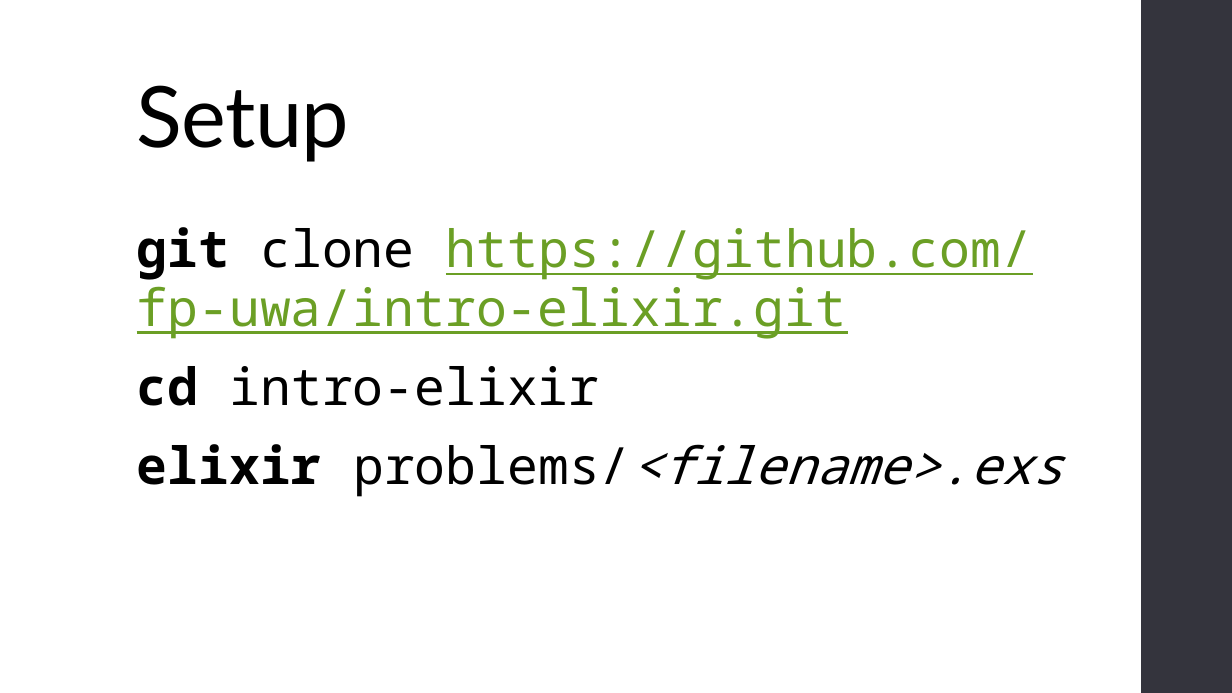
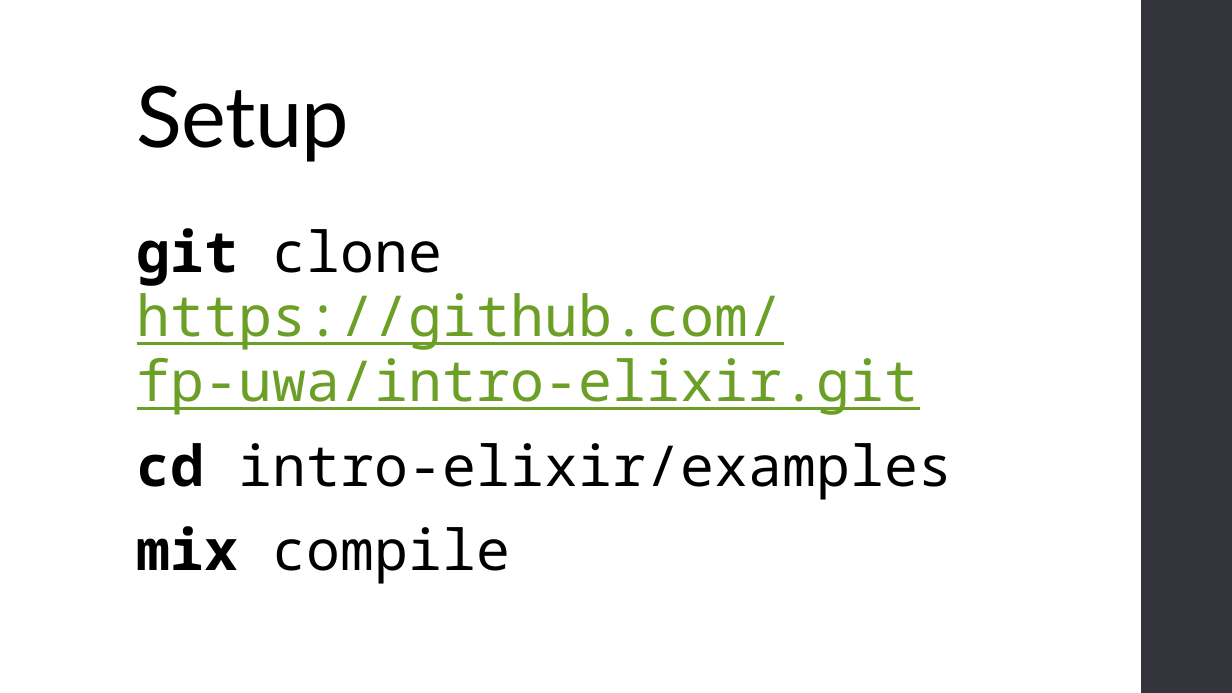
Before and after one commit to fp-uwa/intro-elixir, a slide deck: slide 3 of talk/slides.pptx. Drawn at 1232x693 pixels with LibreOffice and Linux fonts; fonts in the diff are those of the drawing. Boxes give left, top, right and bottom in pixels: in the first picture for what was removed or moved away, otherwise in the second. Text is boxed around its words. In the diff, an @@ line names an element or a change of style, - is before the commit and + after.

```diff
--- a/talk/slides.pptx
+++ b/talk/slides.pptx
@@ text at <box>137,228,919,415</box>: size 40 to 44 pt in "git clone https://github.com/ fp-uwa/intro-elixir.git" @@
@@ text at <box>137,443,953,584</box>: text changed; size 40 to 44 pt @@
-cd intro-elixir
-elixir problems/<filename>.exs
+cd intro-elixir/examples
+mix compile
```
Also in this commit, not shown: 3 other slides changed, 5 slides added, 2 other files.
